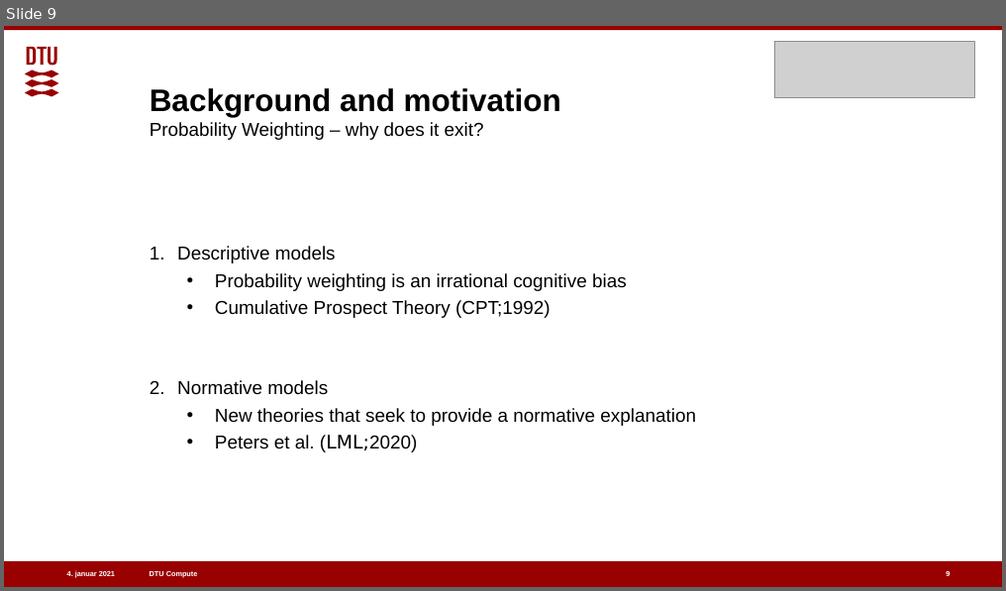
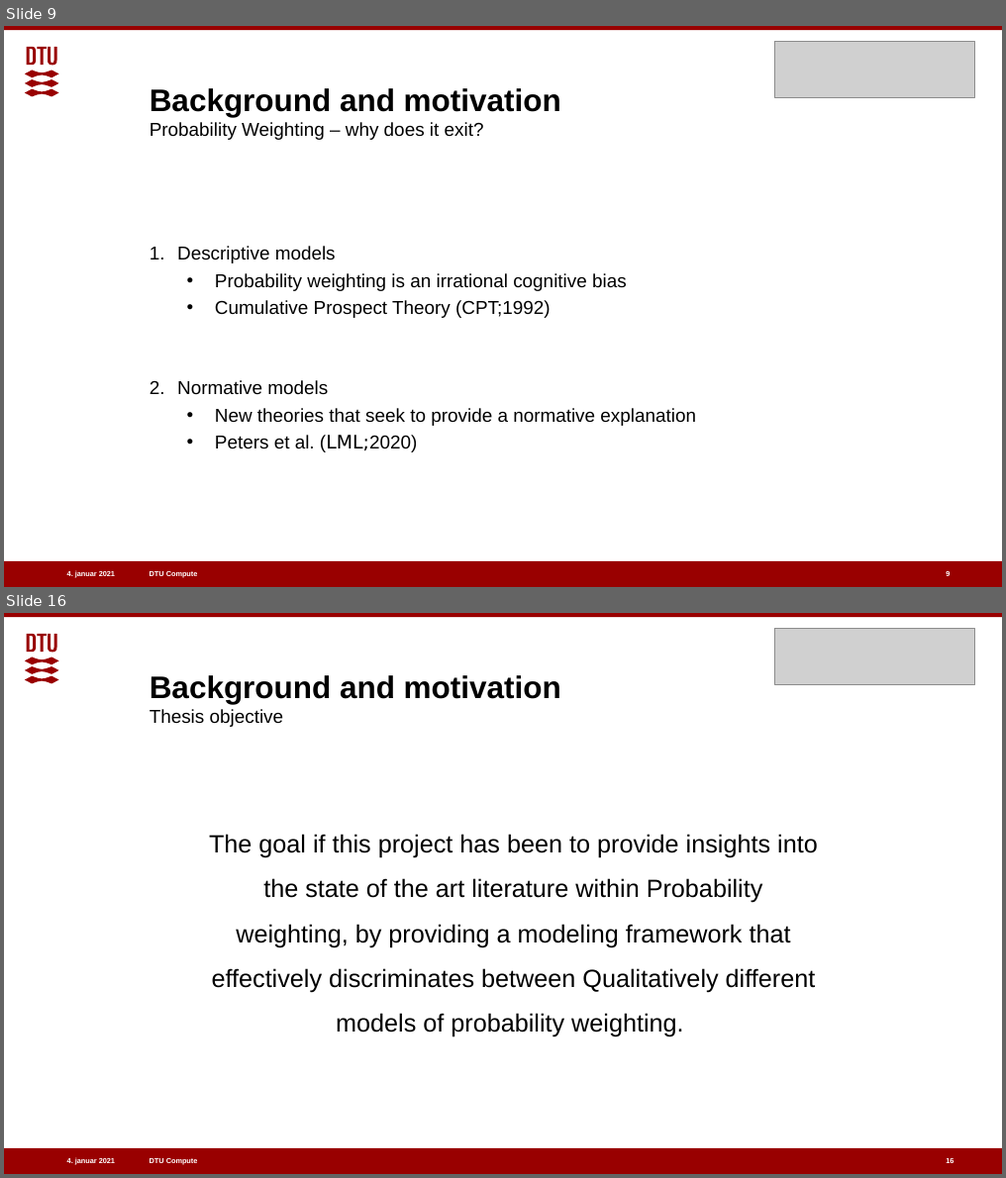
Before and after one commit to benj1003/Comparing-normative-and-descriptive-models-of-probability-weighting, a slide deck: Presentations/Oral defence 07-01-2021.pptx. Shown one above the other, each under a label of ours: slide 9 before the commit, slides 9 and 16 after it; the slides between them are not shown. The pictures are 1006x591 and 1006x1178 pixels, drawn with LibreOffice and Linux fonts; fonts in the diff are those of the drawing; grey boxes stand for pictures. Boxes give left, top, right and bottom in pixels: in the first picture for what was removed or moved away, otherwise in the second. Text is boxed around its words. In the diff, an @@ line names an element or a change of style, - is before the commit and + after.

```diff
--- a/Presentations/Oral defence 07-01-2021.pptx
+++ b/Presentations/Oral defence 07-01-2021.pptx
@@ slide 16 added at [4,613,1002,1174], background #FFFFFF; not listed: 5 template elements that a slide beside it also shows @@
@@ picture added at [774,629,975,685] @@
@@ title added at [150,675,561,727], 30 pt, text #000000, bold @@
+Background and motivation
+Thesis objective
@@ text added at [209,834,818,1038], 24 pt, text #000000 @@
+The goal if this project has been to provide insights into the state of the art literature within Probability weighting, by providing a modeling framework that effectively discriminates between Qualitatively different models of probability weighting.
@@ page number added at [945,1158,953,1163], 7 pt, text #FFFFFF, bold @@
+16
```
Also in this commit, not shown: 6 slides changed, 15 other slides added.
